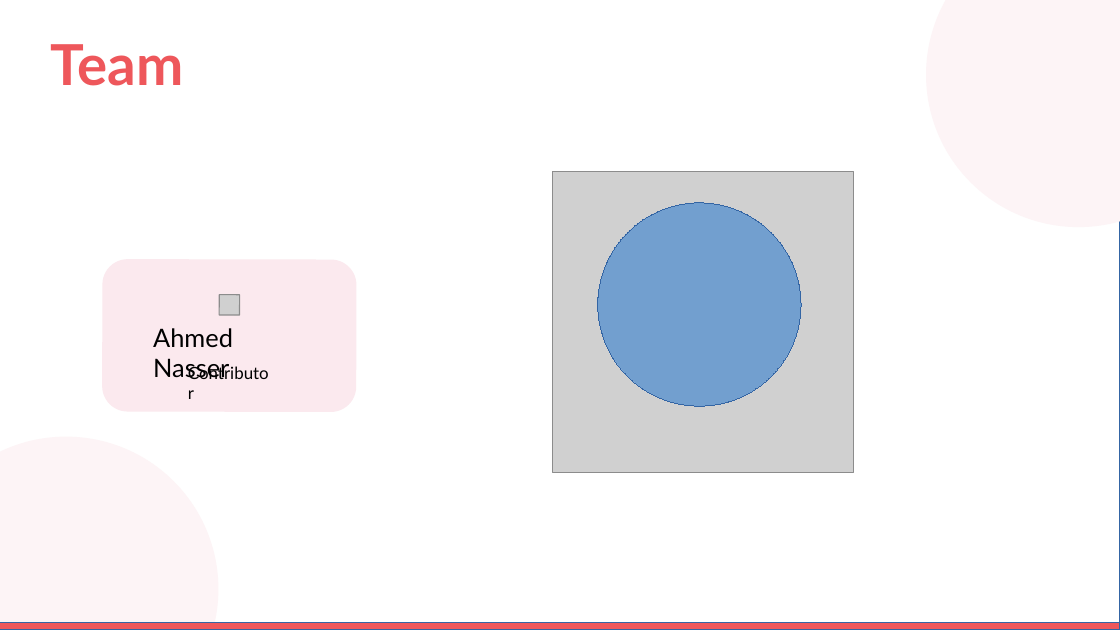
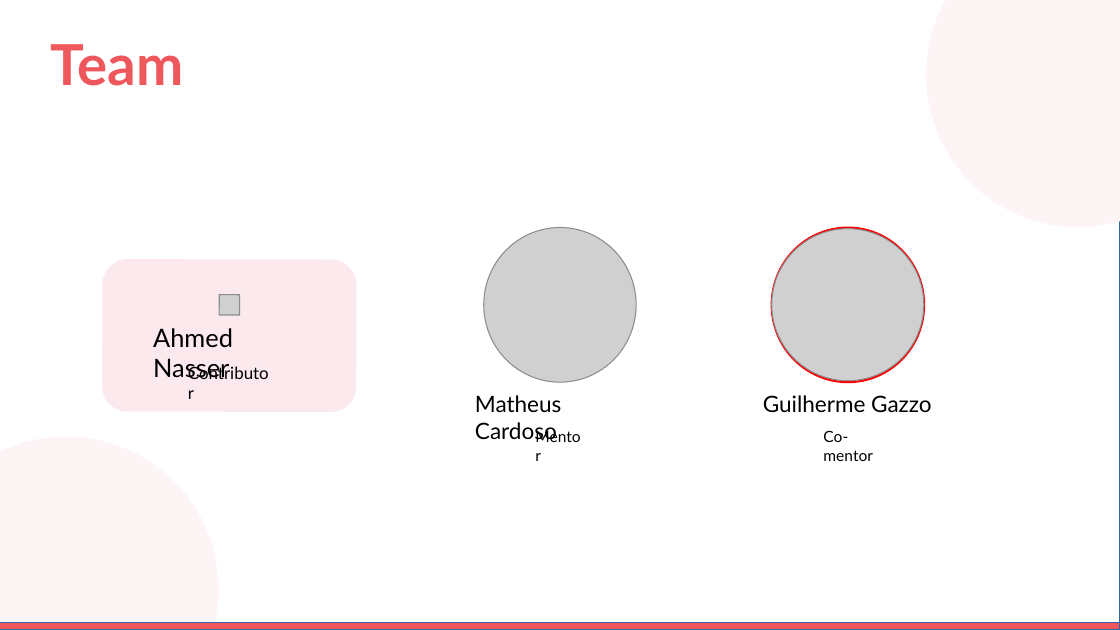
Before and after one commit to ahmed-n-abdeltwab/GSoC, a slide deck: slide 3 of GSoC'25/Demo Day.pptx. Drawn at 1120x630 pixels with LibreOffice and Linux fonts; fonts in the diff are those of the drawing; grey boxes stand for pictures; background and template pictures are left out. Boxes give left, top, right and bottom in pixels: in the first picture for what was removed or moved away, otherwise in the second. Text is boxed around its words. In the diff, an @@ line names an element or a change of style, - is before the commit and + after.

```diff
--- a/GSoC'25/Demo Day.pptx
+++ b/GSoC'25/Demo Day.pptx
@@ freeform shape removed at (598,203,801,407) @@
@@ picture: place and size @@
-picture at (553,172,854,473)
+picture at (484,228,636,382)
@@ ellipse added at (771,228,924,382), outline #FF0000 1.5 pt @@
@@ picture added at (771,229,924,381) @@
@@ text added at (475,395,561,442), 16 pt, text #000000 @@
+Matheus Cardoso
@@ text added at (763,395,931,413), 16 pt, text #000000 @@
+Guilherme Gazzo
@@ text added at (823,430,848,442), 11 pt, text #000000 @@
+Co-mentor
@@ text added at (823,450,873,461), 11 pt, text #000000 @@
+Mentor
```
Also in this commit, not shown: 1 other slide changed, 9 slides added, 1 other file.
